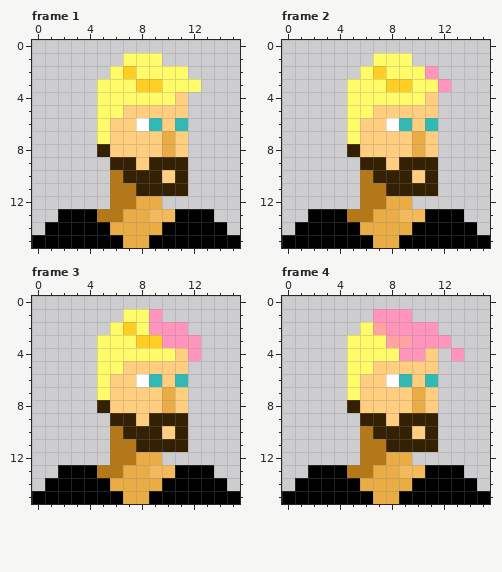
Animated GIF sprite, stored at img/avatar3.gif. Above: the version before the commit.
Colours within 5 levels of each other are drawn and written as one. Shown: frame 1, frame 2, frame 3, frame 4. The commit also changed other frames, which this record leaves out.
The result:
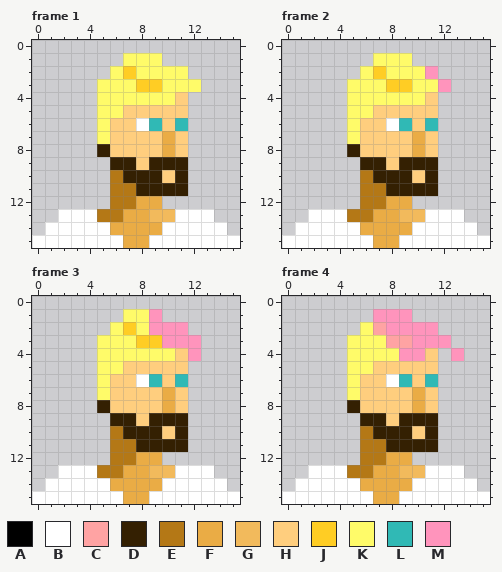
Palette (. is transparent): A #000000  B #ffffff  C #ffa3a3  D #342002  E #b47816  F #eaac45  G #f2ba5c  H #ffce7e  J #ffcd24  K #fffb69  L #30b9b5  M #ff94bc
From old to new:
file 16x16 -> 128x128 pixels (blocks of 1x1 -> 8x8; one block is one cell here)
Frame 1:
Colour B replaces colour A in row 13 at x 2 to 4 and 11 to 13; in row 14 at x 1 to 5 and 10 to 14; in row 15 at x 0 to 6 and 9 to 15.
Frame 2: the same change as frame 1
Frame 3: the same change as frame 1
Frame 4: the same change as frame 1
